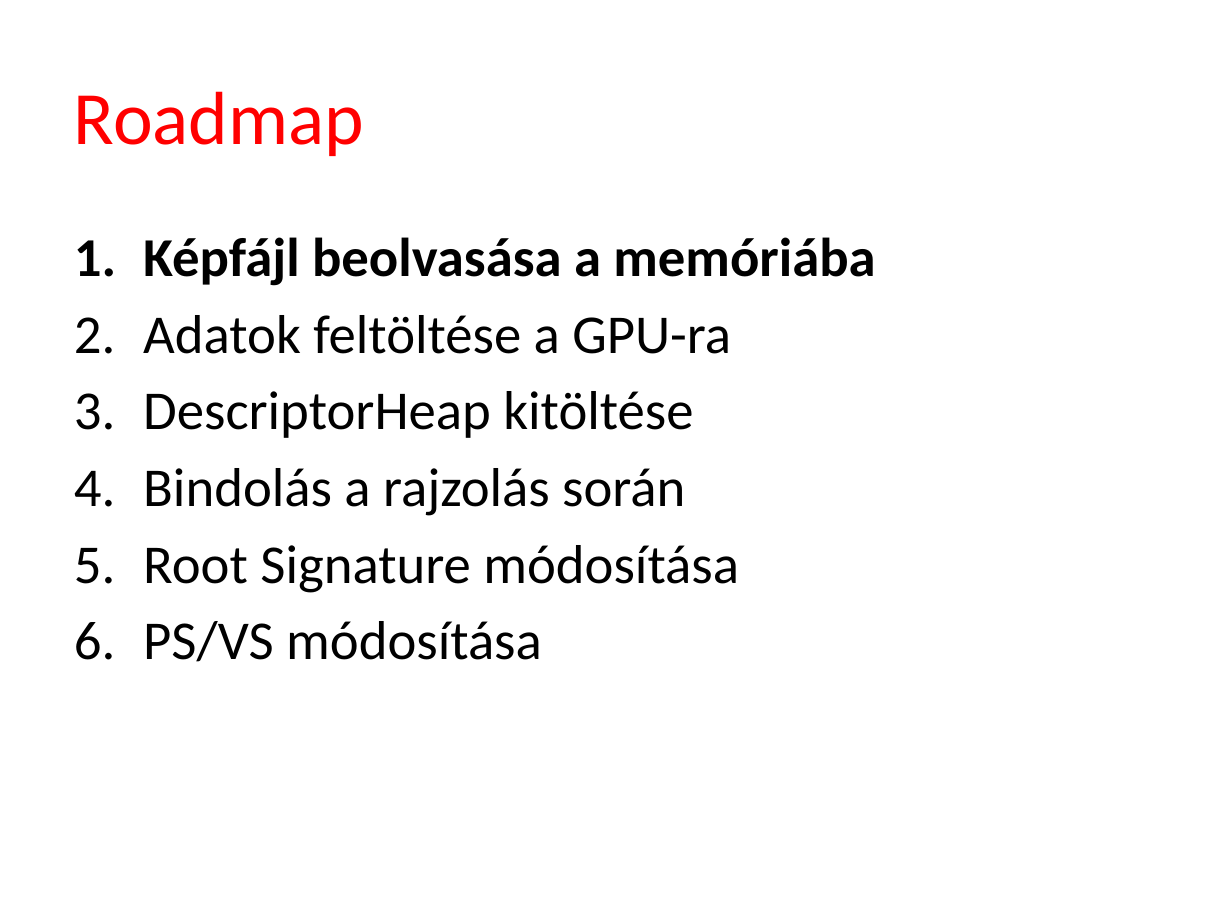
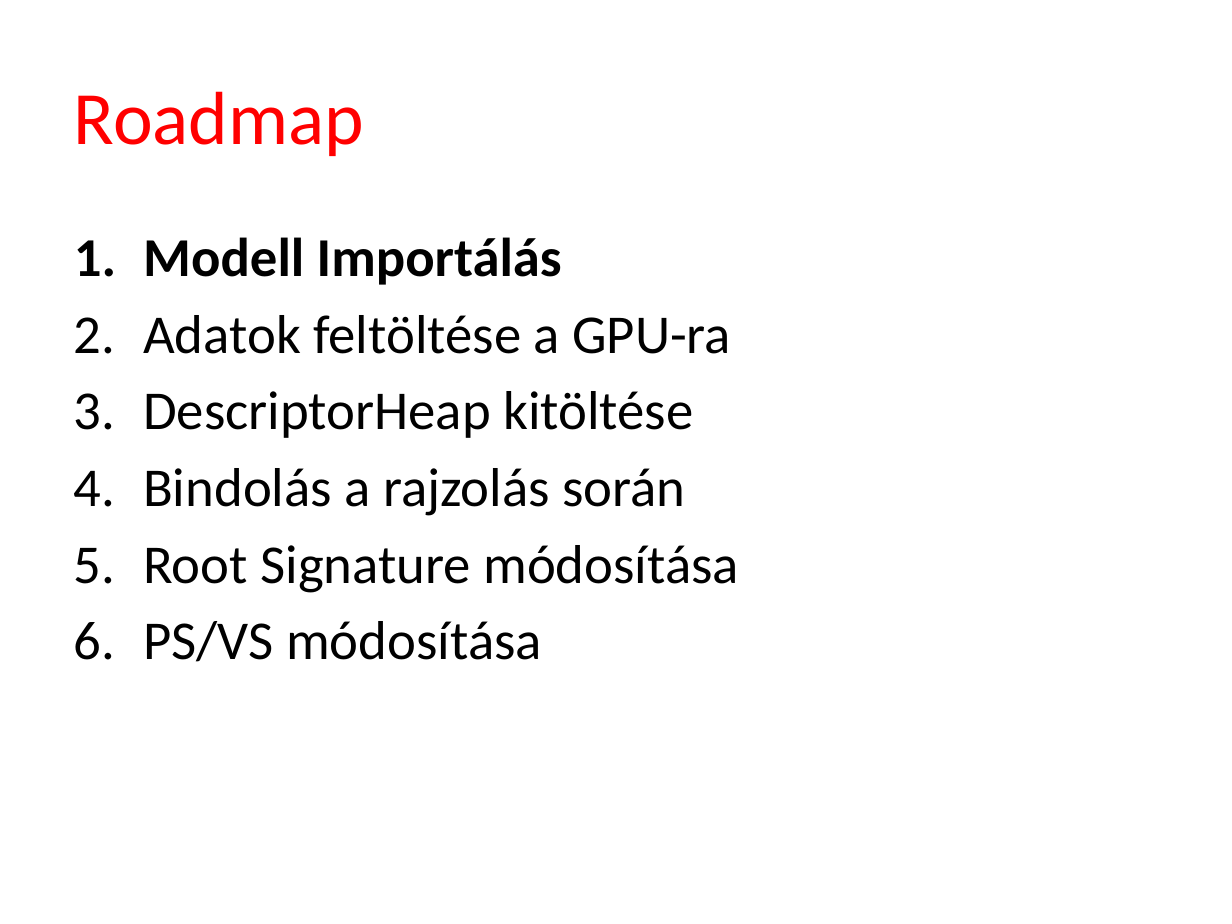
Before and after one commit to tyekx/dx12, a slide deck: slide 3 of Slides/ggl005-Bump.pptx. Drawn at 1232x924 pixels with LibreOffice and Linux fonts; fonts in the diff are those of the drawing; background and template pictures are left out. Boxes give left, top, right and bottom in pixels: in the first picture for what was removed or moved away, otherwise in the second. Text is boxed around its words. In the diff, an @@ line names an element or a change of style, - is before the commit and + after.

```diff
--- a/Slides/ggl005-Bump.pptx
+++ b/Slides/ggl005-Bump.pptx
@@ text at (x1=143, y1=237, x2=562, y2=285): text changed @@
-1. Képfájl beolvasása a memóriába
+1. Modell Importálás
```
Also in this commit, not shown: 1 other slide changed, 4 slides added, 2 slides removed, 6 other files.
